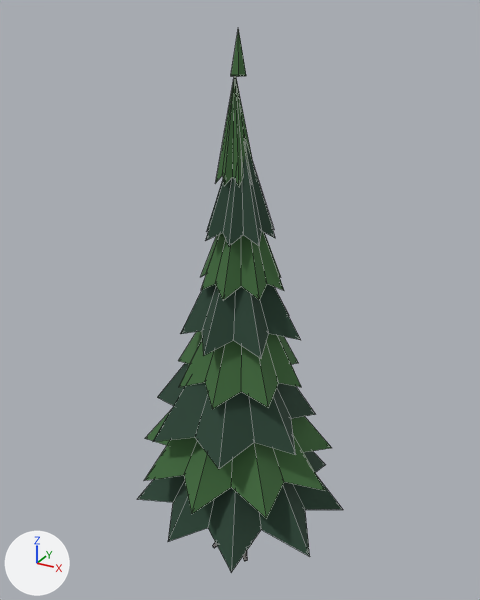
A saved change to the glTF model art/models/pine_b.glb.
Camera for both pictures: a 50 mm lens placed at (1.89, -3.42, 3.7), pointed at (-0.03, 0.08, 1.95). Lighting does not change. The marker at lower left points along +X, +Y and +Z. The picture after the commit comes second. Mesh edges are drawn as thin lines. Vertices at exactly the same position are counted once.

Objects in the first picture: 'pine_b'.
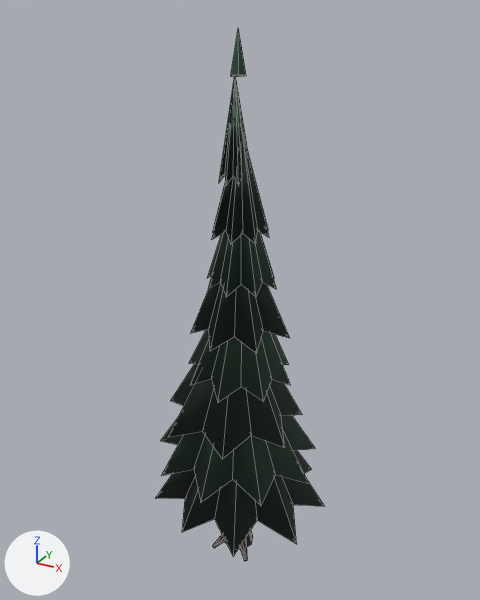
What differs and where, as boxes (x1, y1, x2, y2) in the pictures (480 x 600 px; the box of a moved part takes in the faces that stretch with it):
```json
{"object": "pine_b", "change": "reshaped, recoloured", "before": [138, 28, 343, 573], "after": [155, 28, 324, 561], "on screen": "17% narrower"}
{"part": 1, "of": "me_pine_b", "change": "moved or reshaped", "before": [138, 451, 343, 573], "after": [155, 450, 324, 556]}
{"part": 2, "of": "me_pine_b", "change": "moved or reshaped", "before": [153, 363, 316, 469], "after": [168, 364, 302, 459]}
{"part": 3, "of": "me_pine_b", "change": "moved or reshaped", "before": [180, 284, 301, 358], "after": [191, 282, 289, 353]}
{"part": 4, "of": "me_pine_b", "change": "moved or reshaped", "before": [205, 140, 275, 246], "after": [212, 132, 269, 244]}
{"part": 5, "of": "me_pine_b", "change": "moved or reshaped", "before": [145, 409, 332, 519], "after": [161, 416, 316, 506]}
{"part": 6, "of": "me_pine_b", "change": "moved or reshaped", "before": [178, 331, 301, 409], "after": [189, 329, 291, 403]}
{"part": 7, "of": "me_pine_b", "change": "moved or reshaped", "before": [200, 232, 284, 300], "after": [207, 231, 276, 297]}
{"part": 8, "of": "me_pine_b", "change": "moved or reshaped", "before": [216, 76, 254, 187], "after": [219, 76, 249, 186]}
{"part": 9, "of": "me_pine_b", "change": "recoloured", "before": [138, 140, 343, 573], "after": [155, 132, 324, 556]}
{"part": 10, "of": "me_pine_b", "change": "recoloured", "before": [145, 31, 332, 519], "after": [161, 31, 316, 506]}
```

The change, as JSON lines over the scene's bpy script:
```json
{"op": "add", "block": "mat_pal_void", "code": ["mat_pal_void = principled_material('pal_void')", "mat_pal_void.base_color = (0.00402, 0.00304, 0.00605)  # black #0d0a12", "mat_pal_void.roughness = 0.85"]}
{"op": "add", "block": "mat_pal_bog_deep", "code": ["mat_pal_bog_deep = principled_material('pal_bog_deep')", "mat_pal_bog_deep.base_color = (0.007, 0.0194, 0.0116)  # black #14261c", "mat_pal_bog_deep.roughness = 0.85"]}
{"block": "me_pine_b", "where": "# used by ob_pine_b; location = (0.0, 0.0, 0.0)"}
{"op": "remove", "block": "me_pine_b", "code": "me_pine_b.from_pydata(...)  # 226 vertices, 396 faces; spans x -0.75..0.74, y -0.69..0.72, z -0.03..3.61"}
{"op": "add", "block": "me_pine_b", "code": "me_pine_b.from_pydata(...)  # 226 vertices, 396 faces; spans x -0.62..0.61, y -0.57..0.59, z -0.03..3.61"}
{"block": "me_pine_b", "change": "me_pine_b part 1: the loose piece of 20 vertices spanning x -0.75..0.74, y -0.69..0.72, z 0.45..1.43 is scaled about its middle by (0.827, 0.827, 1)"}
{"block": "me_pine_b", "change": "me_pine_b part 2: the loose piece of 16 vertices spanning x -0.64..0.53, y -0.57..0.55, z 1.11..1.99 is scaled about the mesh origin by (0.827, 0.827, 1)"}
{"block": "me_pine_b", "change": "me_pine_b part 3: the loose piece of 16 vertices spanning x -0.38..0.41, y -0.4..0.37, z 1.77..2.54 is scaled about its middle by (0.827, 0.827, 1)"}
{"block": "me_pine_b", "change": "me_pine_b part 4: the loose piece of 18 vertices spanning x -0.2..0.23, y -0.23..0.23, z 2.43..3.1 is scaled about its middle by (0.827, 0.827, 1)"}
{"block": "me_pine_b", "change": "me_pine_b part 5: the loose piece of 20 vertices spanning x -0.71..0.69, y -0.67..0.69, z 0.78..1.71 is scaled about its middle by (0.827, 0.827, 1)"}
{"block": "me_pine_b", "change": "me_pine_b part 6: the loose piece of 18 vertices spanning x -0.46..0.44, y -0.45..0.47, z 1.44..2.26 is scaled about the mesh origin by (0.827, 0.827, 1)"}
{"block": "me_pine_b", "change": "me_pine_b part 7: the loose piece of 18 vertices spanning x -0.28..0.3, y -0.27..0.29, z 2.1..2.82 is scaled about its middle by (0.827, 0.827, 1)"}
{"block": "me_pine_b", "change": "me_pine_b part 8: the loose piece of 20 vertices spanning x -0.13..0.11, y -0.14..0.12, z 2.76..3.38 is scaled about its middle by (0.827, 0.827, 1)"}
{"block": "me_pine_b", "change": "me_pine_b part 9: all 62 faces that had it switch from mat_pal_bog (dark green #254232) to mat_pal_bog_deep (black #14261c)"}
{"block": "me_pine_b", "change": "me_pine_b part 10: all 78 faces that had it switch from mat_pal_moss (dark green #3e6a3a) to mat_pal_bog (dark green #254232)"}
{"op": "remove", "block": "me_pine_b", "code": "me_pine_b.materials.append(mat_pal_bruise_deep)  # dark purple #2b1438"}
{"op": "add", "block": "me_pine_b", "code": "me_pine_b.materials.append(mat_pal_void)  # black #0d0a12"}
```
